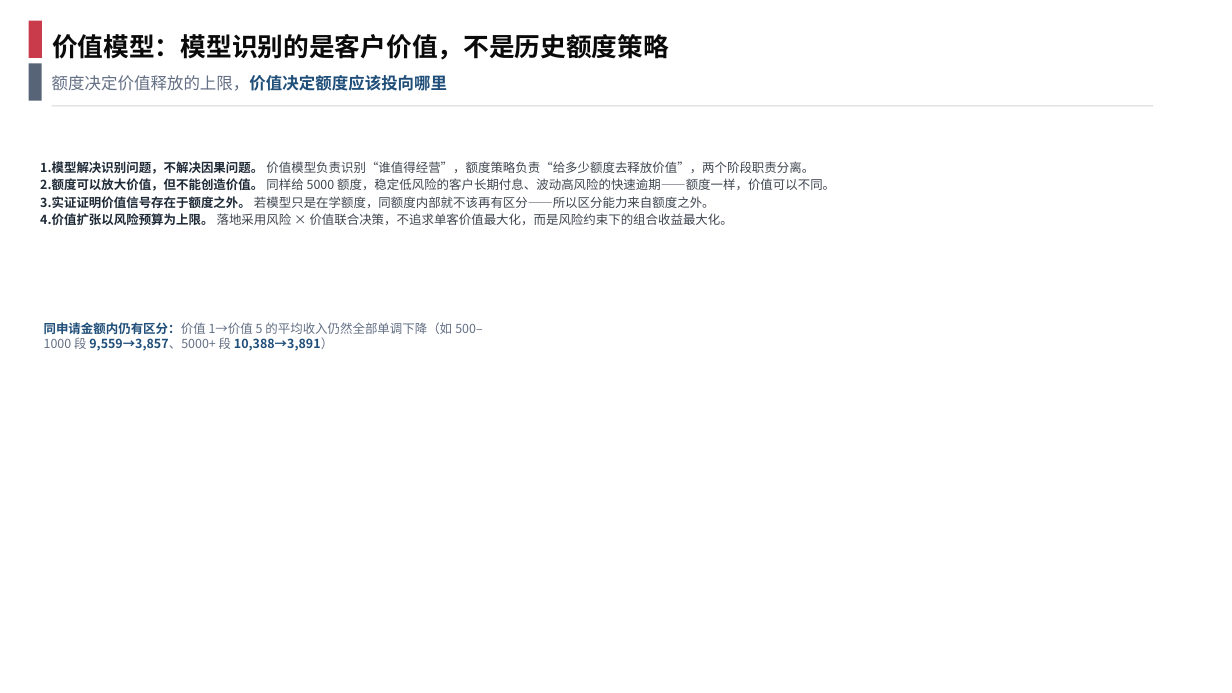
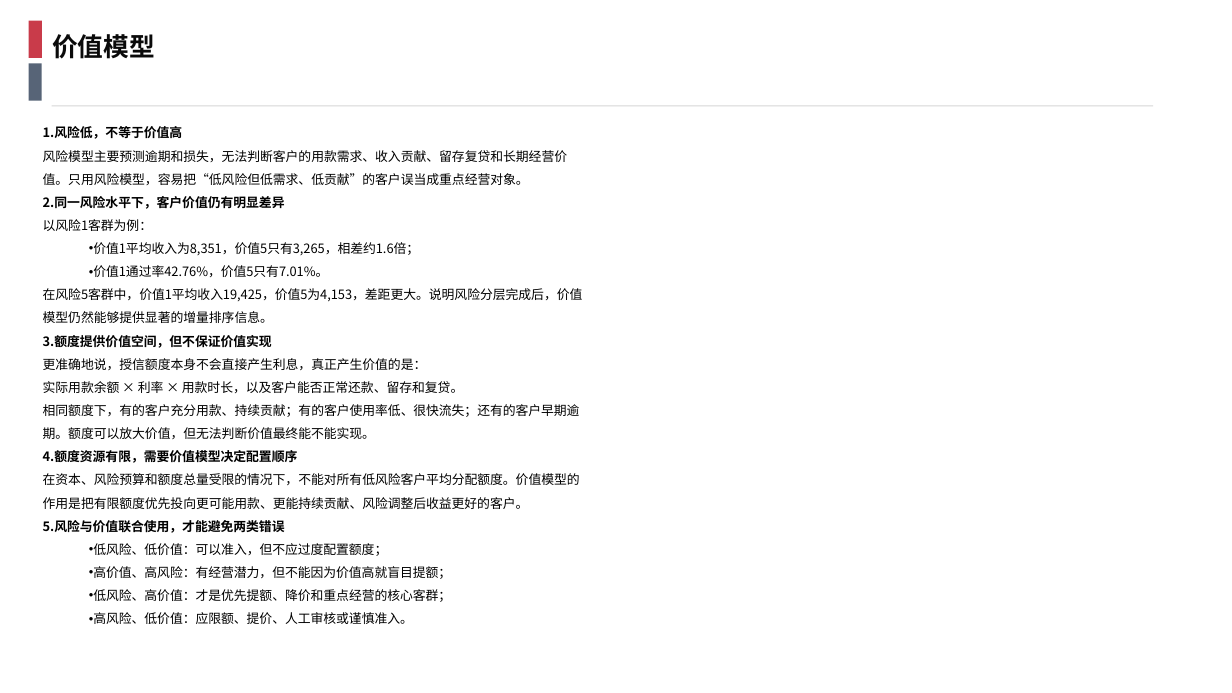
Before and after one commit to EliamZhang/Modek-MBR-September, a slide deck: slide 3 of 价值模型.pptx (slide 1 before the commit). Drawn at 1232x693 pixels with LibreOffice and Linux fonts; fonts in the diff are those of the drawing; background and template pictures are left out. Boxes give left, top, right and bottom in pixels: in the first picture for what was removed or moved away, otherwise in the second. Text is boxed around its words. In the diff, an @@ line names an element or a change of style, - is before the commit and + after.

Commit message:
价值模型.pptx 扩为7页:新增「风险低≠价值高」论证页(风险1客群内价值1平均收入8,351 vs 价值5的3,265、通过率42.76% vs 7.01%;风险5内19,425 vs 4,153;额度提供空间但不保证实现、额度有限需价值模型决定配置顺序、联合使用避免四类错误),客群矩阵改为2×2精简版(产品线更新为MACC/LACC/LOC候选池与SACC),定位/效果/矩阵详细版/画像总览页序重排;删除分类模型.pptx;新增四类客群矩阵.md(矩阵文字版)

```diff
--- a/价值模型.pptx
+++ b/价值模型.pptx
@@ text at (52,34,155,59): text changed @@
-价值模型：模型识别的是客户价值，不是历史额度策略
+价值模型
@@ text removed at (52,75,447,91) @@
-额度决定价值释放的上限，价值决定额度应该投向哪里
@@ text added at (43,126,583,624), 10 pt, text #000000 @@
+1. 风险低，不等于价值高
+   风险模型主要预测逾期和损失，无法判断客户的用款需求、收入贡献、留存复贷和长期经营价值。只用风险模型，容易把“低风险但低需求、低贡献”的客户误当成重点经营对象。
+2. 同一风险水平下，客户价值仍有明显差异
+   以风险1客群为例：
+  • 价值1平均收入为8,351，价值5只有3,265，相差约1.6倍；
+  • 价值1通过率42.76%，价值5只有7.01%。
+在风险5客群中，价值1平均收入19,425，价值5为4,153，差距更大。说明风险分层完成后，价值模型仍然能够提供显著的增量排序信息。
+3. 额度提供价值空间，但不保证价值实现
+   更准确地说，授信额度本身不会直接产生利息，真正产生价值的是：
+实际用款余额 × 利率 × 用款时长，以及客户能否正常还款、留存和复贷。
+相同额度下，有的客户充分用款、持续贡献；有的客户使用率低、很快流失；还有的客户早期逾期。额度可以放大价值，但无法判断价值最终能不能实现。
+4. 额度资源有限，需要价值模型决定配置顺序
+   在资本、风险预算和额度总量受限的情况下，不能对所有低风险客户平均分配额度。价值模型的作用是把有限额度优先投向更可能用款、更能持续贡献、风险调整后收益更好的客户。
+5. 风险与价值联合使用，才能避免两类错误
+  • 低风险、低价值：可以准入，但不应过度配置额度；
+  • 高价值、高风险：有经营潜力，但不能因为价值高就盲目提额；
+  • 低风险、高价值：才是优先提额、降价和重点经营的核心客群；
+  • 高风险、低价值：应限额、提价、人工审核或谨慎准入。
@@ text removed at (40,161,835,225) @@
-1. 模型解决识别问题，不解决因果问题。 价值模型负责识别“谁值得经营”，额度策略负责“给多少额度去释放价值”，两个阶段职责分离。
-2. 额度可以放大价值，但不能创造价值。 同样给 5000 额度，稳定低风险的客户长期付息、波动高风险的快速逾期——额度一样，价值可以不同。
-3. 实证证明价值信号存在于额度之外。 若模型只是在学额度，同额度内部就不该再有区分——所以区分能力来自额度之外。
-4. 价值扩张以风险预算为上限。 落地采用风险 × 价值联合决策，不追求单客价值最大化，而是风险约束下的组合收益最大化。
@@ text removed at (44,322,482,351) @@
-同申请金额内仍有区分：价值 1→价值 5 的平均收入仍然全部单调下降（如 500–1000 段 9,559→3,857、5000+ 段 10,388→3,891）
```
Also in this commit, not shown: 2 slides added, 1 slide removed, 2 other files.
